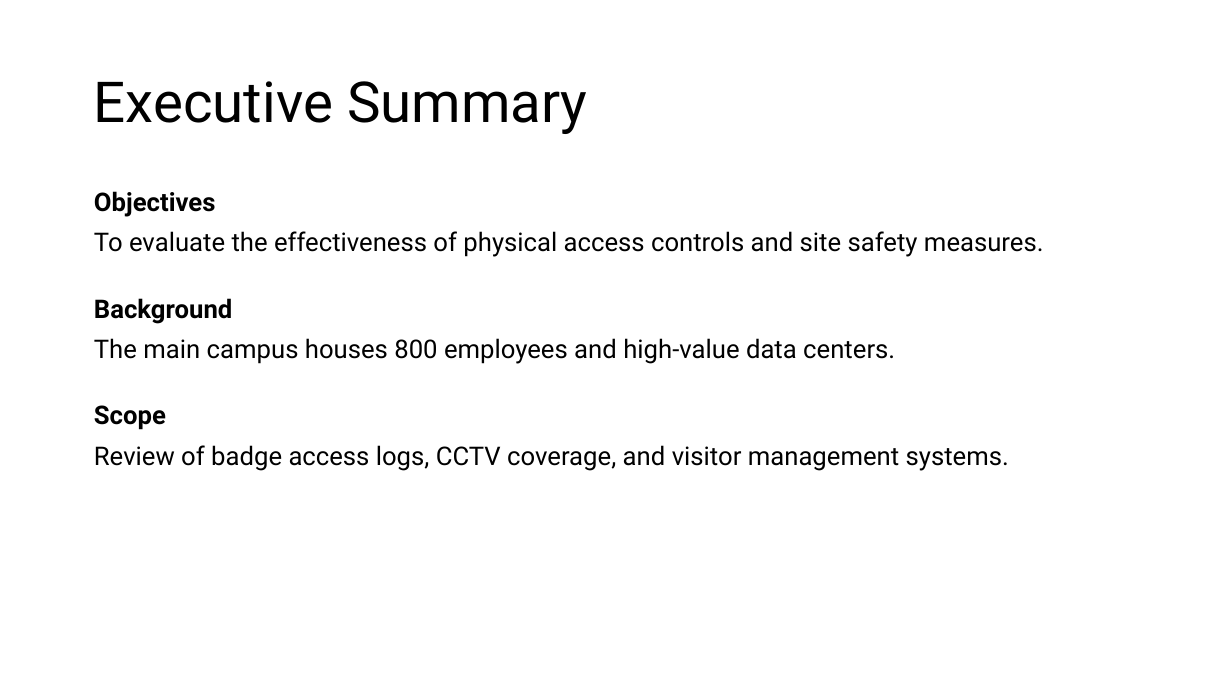
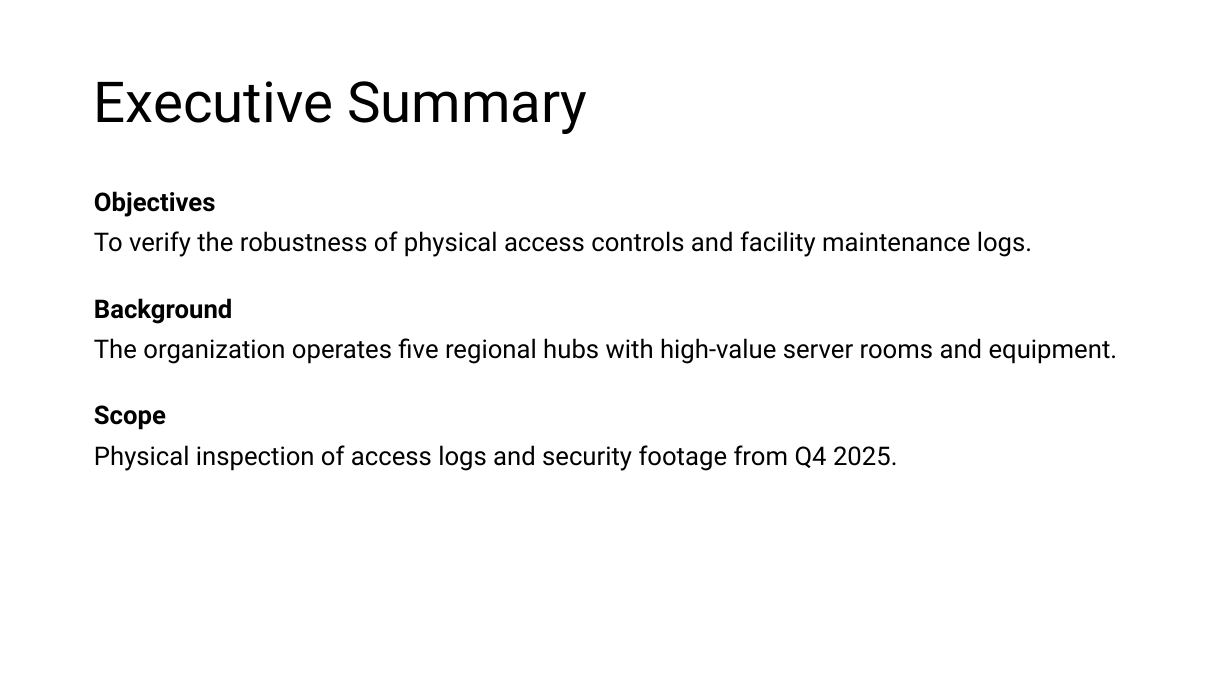
Before and after one commit to DenzDy/ia-report-bot-tools, a slide deck: slide 2 of generated_pptx/IA_Report_Facilities_Physical_Security.pptx. Drawn at 1232x693 pixels with LibreOffice and Linux fonts; fonts in the diff are those of the drawing. Boxes give left, top, right and bottom in pixels: in the first picture for what was removed or moved away, otherwise in the second. Text is boxed around its words. In the diff, an @@ line names an element or a change of style, - is before the commit and + after.

```diff
--- a/generated_pptx/IA_Report_Facilities_Physical_Security.pptx
+++ b/generated_pptx/IA_Report_Facilities_Physical_Security.pptx
@@ text at (94, 231, 1032, 257): text changed @@
-To evaluate the effectiveness of physical access controls and site safety measures.
+To verify the robustness of physical access controls and facility maintenance logs.
@@ text at (94, 338, 1118, 364): text changed @@
-The main campus houses 800 employees and high-value data centers.
+The organization operates five regional hubs with high-value server rooms and equipment.
@@ text at (94, 445, 898, 471): text changed @@
-Review of badge access logs, CCTV coverage, and visitor management systems.
+Physical inspection of access logs and security footage from Q4 2025.
```
Also in this commit, not shown: 5 other slides changed, 41 other files.
